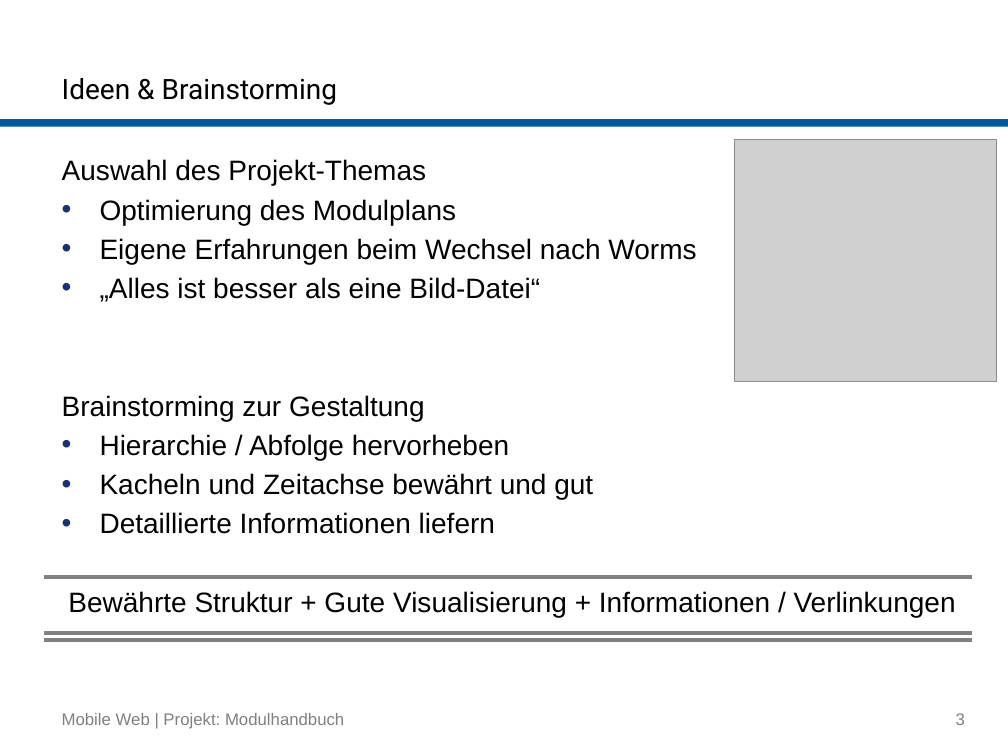
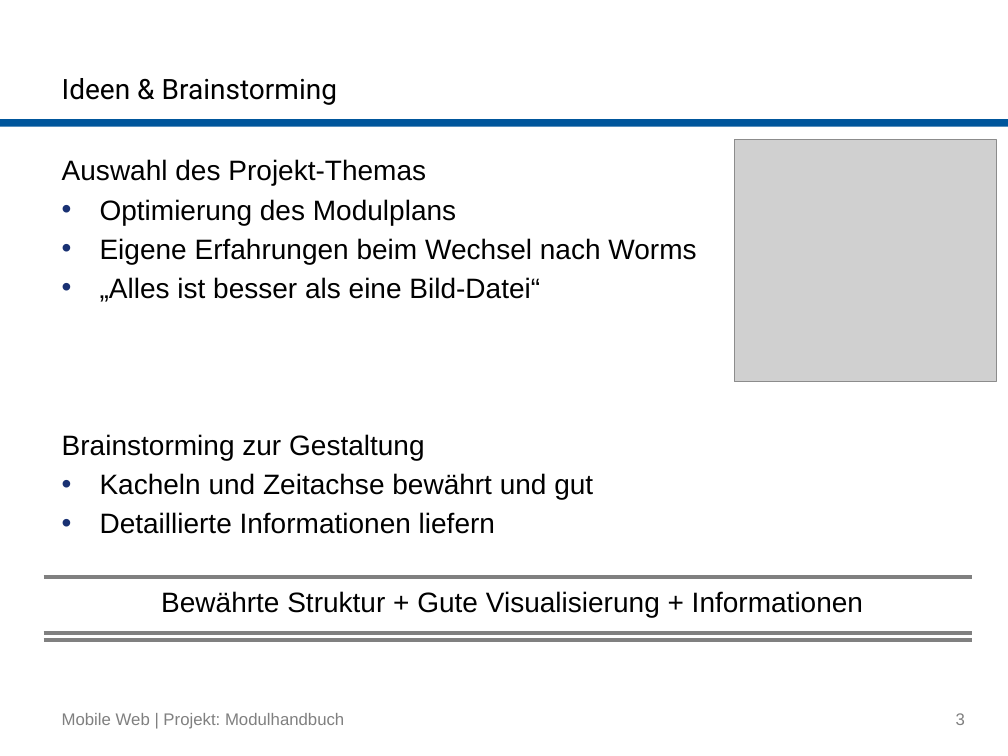
Before and after one commit to buk/mobile-web-modulhandbuch, a slide deck: slide 3 of presentation/2015-07-09_Mobile-Web_Gruppe-Modulhandbuch.pptx. Drawn at 1008x756 pixels with LibreOffice and Linux fonts; fonts in the diff are those of the drawing; grey boxes stand for pictures; background and template pictures are left out. Boxes give left, top, right and bottom in pixels: in the first picture for what was removed or moved away, otherwise in the second. Text is boxed around its words. In the diff, an @@ line names an element or a change of style, - is before the commit and + after.

Commit message:
removed text

```diff
--- a/presentation/2015-07-09_Mobile-Web_Gruppe-Modulhandbuch.pptx
+++ b/presentation/2015-07-09_Mobile-Web_Gruppe-Modulhandbuch.pptx
@@ text at bbox=[100, 434, 509, 460]: paragraph removed @@
-• Hierarchie / Abfolge hervorheben
@@ text at bbox=[161, 591, 863, 617]: text changed @@
-Bewährte Struktur + Gute Visualisierung + Informationen / Verlinkungen
+Bewährte Struktur + Gute Visualisierung + Informationen
```
